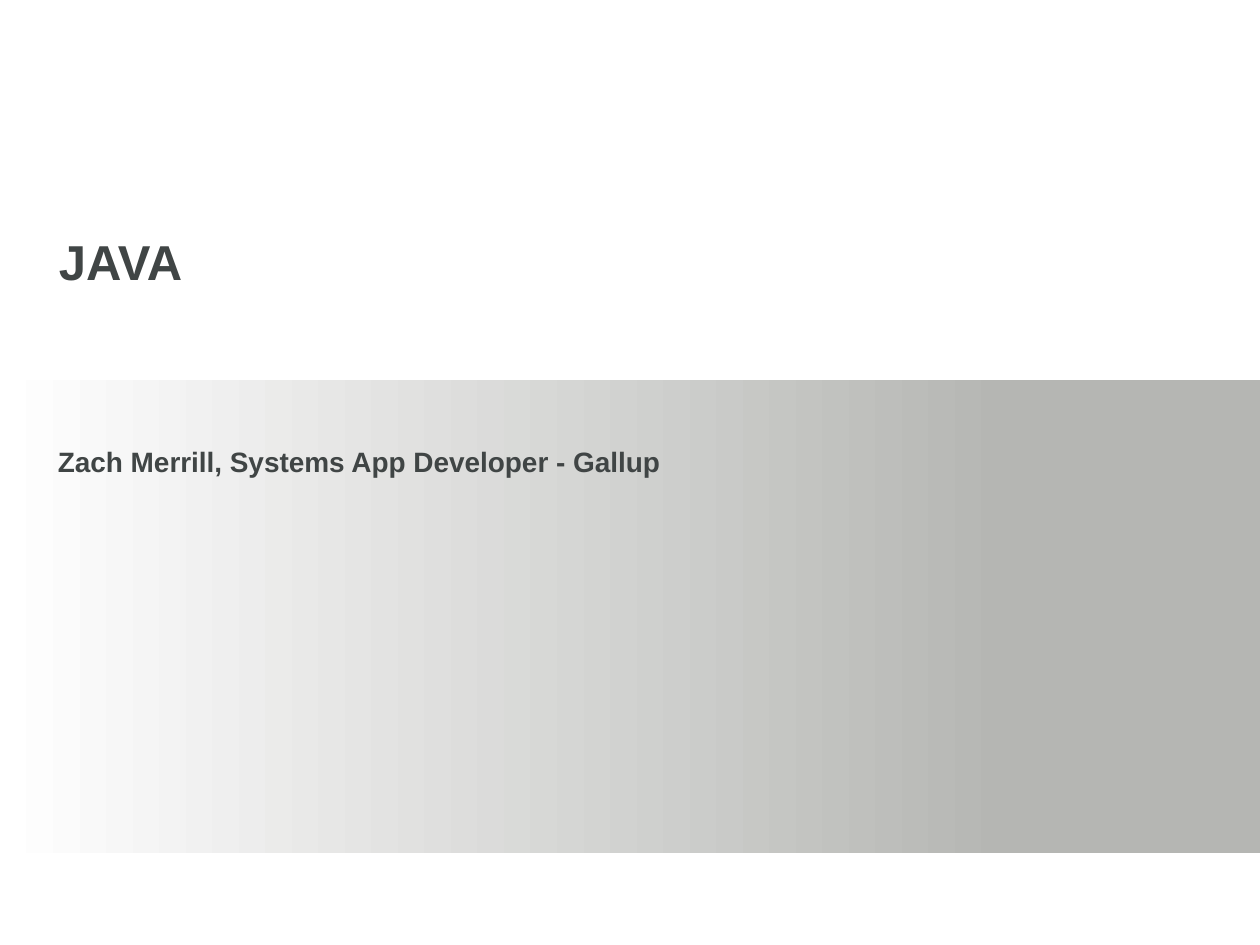
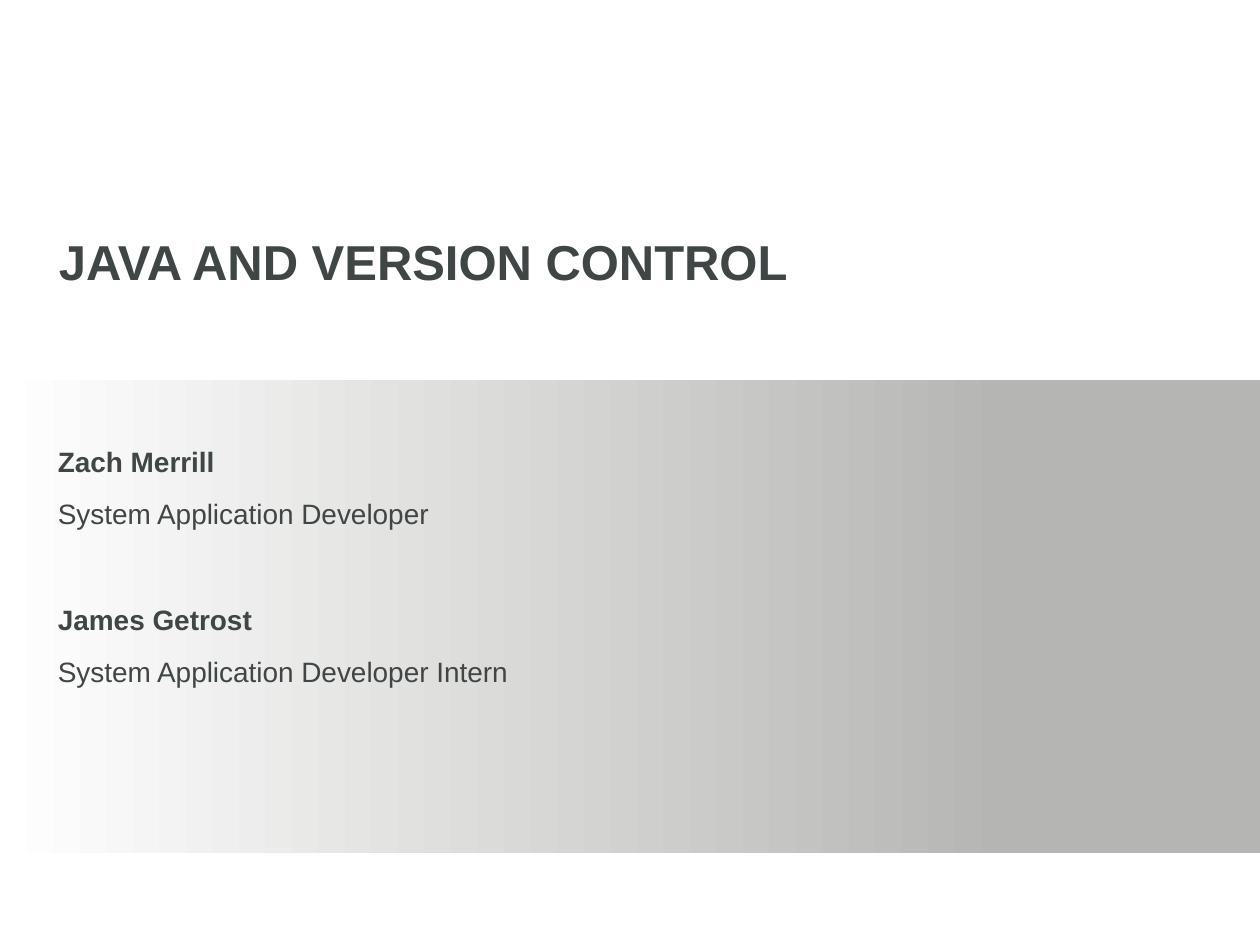
Before and after one commit to GetHip-Zach/GetHIP, a slide deck: slide 2 of presentations/Intro To Java Programming.pptx. Drawn at 1260x945 pixels with LibreOffice and Linux fonts; fonts in the diff are those of the drawing; background and template pictures are left out. Boxes give left, top, right and bottom in pixels: in the first picture for what was removed or moved away, otherwise in the second. Text is boxed around its words. In the diff, an @@ line names an element or a change of style, - is before the commit and + after.

```diff
--- a/presentations/Intro To Java Programming.pptx
+++ b/presentations/Intro To Java Programming.pptx
@@ title at (x1=59, y1=246, x2=788, y2=281): text changed @@
-JAVA
+JAVA AND VERSION CONTROL
@@ text at (x1=58, y1=451, x2=215, y2=473): text changed @@
-Zach Merrill, Systems App Developer - Gallup
+Zach Merrill
@@ text added at (x1=58, y1=503, x2=428, y2=529), 16 pt, text #404545 @@
+System Application Developer
@@ text added at (x1=58, y1=610, x2=252, y2=631), 16 pt, text #404545, bold @@
+James Getrost
@@ text added at (x1=58, y1=661, x2=507, y2=687), 16 pt, text #404545 @@
+System Application Developer Intern
```
Also in this commit, not shown: 35 other slides changed, 4 slides added.
